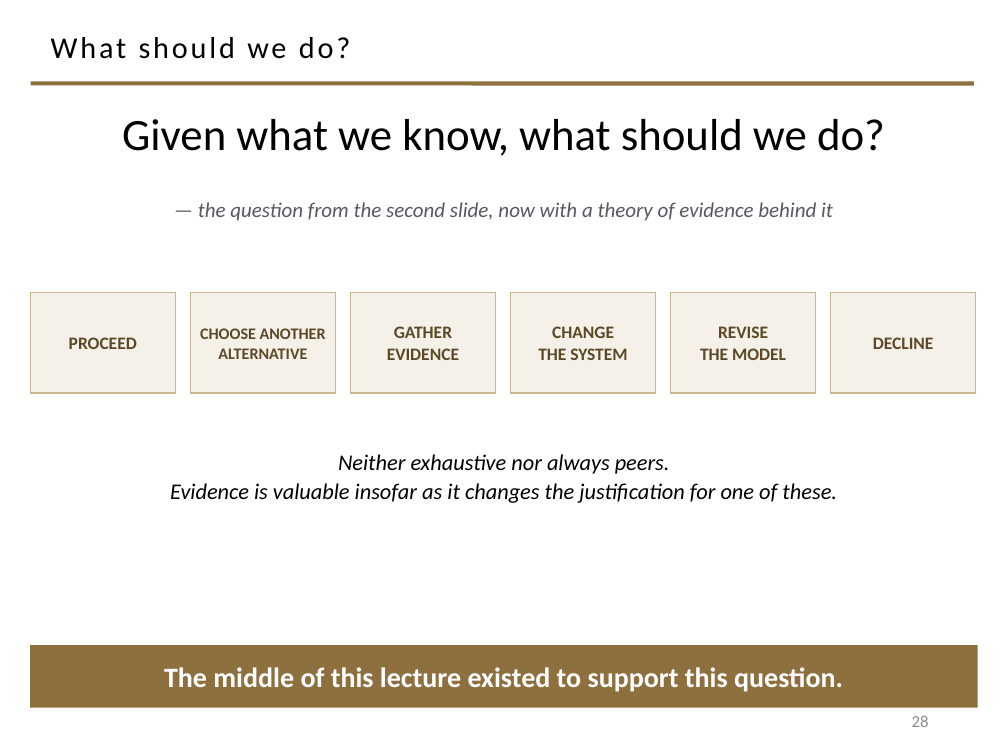
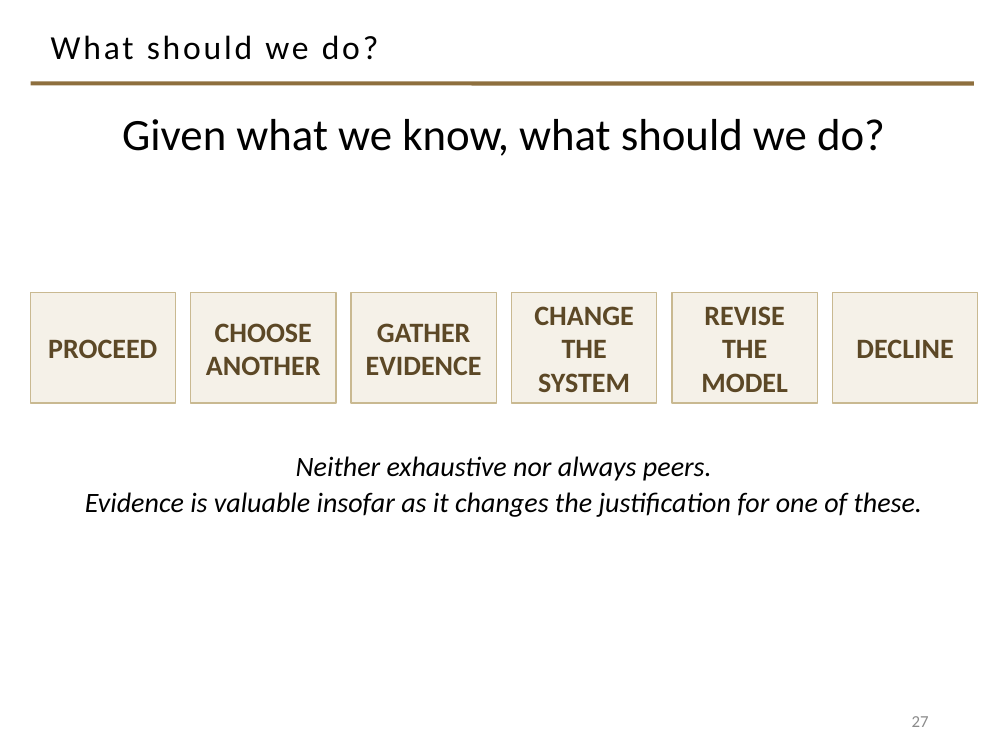
Before and after one commit to davisjam/model-based-agentic-software-engineering, a slide deck: slide 27 of course/lectures/act-1-foundations/09-engineering-decision-making-and-metrics/1-9-Engineering-Decision-Making-and-Metrics.pptx (slide 28 before the commit). Drawn at 1008x756 pixels with LibreOffice and Linux fonts; fonts in the diff are those of the drawing; background and template pictures are left out. Boxes give left, top, right and bottom in pixels: in the first picture for what was removed or moved away, otherwise in the second. Text is boxed around its words. In the diff, an @@ line names an element or a change of style, - is before the commit and + after.

```diff
--- a/course/lectures/act-1-foundations/09-engineering-decision-making-and-metrics/1-9-Engineering-Decision-Making-and-Metrics.pptx
+++ b/course/lectures/act-1-foundations/09-engineering-decision-making-and-metrics/1-9-Engineering-Decision-Making-and-Metrics.pptx
@@ title "What should we do?" at [51,35,379,60]: size 21.6 to 24 pt @@
@@ text removed at [198,202,833,221] @@
-— the question from the second slide, now with a theory of evidence behind it
@@ rectangle "PROCEED": place and size @@
-rectangle "PROCEED" at [30,292,175,393]
+rectangle "PROCEED" at [30,292,175,403]
@@ rectangle "CHOOSE": place and size @@
-rectangle "CHOOSE" at [191,292,336,393]
+rectangle "CHOOSE" at [191,292,336,403]
@@ rectangle "GATHER": place and size @@
-rectangle "GATHER" at [351,292,496,393]
+rectangle "GATHER" at [351,292,496,403]
@@ rectangle "CHANGE": place and size @@
-rectangle "CHANGE" at [510,292,655,393]
+rectangle "CHANGE" at [512,292,657,403]
@@ rectangle "REVISE": place and size @@
-rectangle "REVISE" at [670,292,815,393]
+rectangle "REVISE" at [672,292,817,403]
@@ size 12.5 to 20 pt in 3 elements at [30,292,175,403], [351,292,496,403], [833,292,978,403] @@
@@ rectangle "DECLINE": place and size @@
-rectangle "DECLINE" at [831,292,976,393]
+rectangle "DECLINE" at [833,292,978,403]
@@ text in rectangle at [206,323,321,375]: text changed; size 11.5 to 20 pt @@
-CHOOSE ANOTHER
-ALTERNATIVE
+CHOOSE
+ANOTHER
@@ text in rectangle at [534,306,633,325]: size 12.5 to 20 pt in "CHANGE" @@
@@ text in rectangle at [704,306,784,325]: size 12.5 to 20 pt in "REVISE" @@
@@ text in rectangle at [538,340,630,392]: text changed; size 12.5 to 20 pt @@
-THE SYSTEM
+THE
+SYSTEM
@@ text in rectangle at [701,340,788,392]: text changed; size 12.5 to 20 pt @@
-THE MODEL
+THE
+MODEL
@@ text "Neither exhaustive nor always peers." at [85,456,923,517]: size 16 to 20 pt @@
@@ rectangle removed at [30,645,978,708] @@
-The middle of this lecture existed to support this question.
@@ page number at [912,716,929,727]: text changed @@
-28
+27
```
Also in this commit, not shown: 22 other slides changed, 2 slides added, 3 slides removed, 1 other file.
